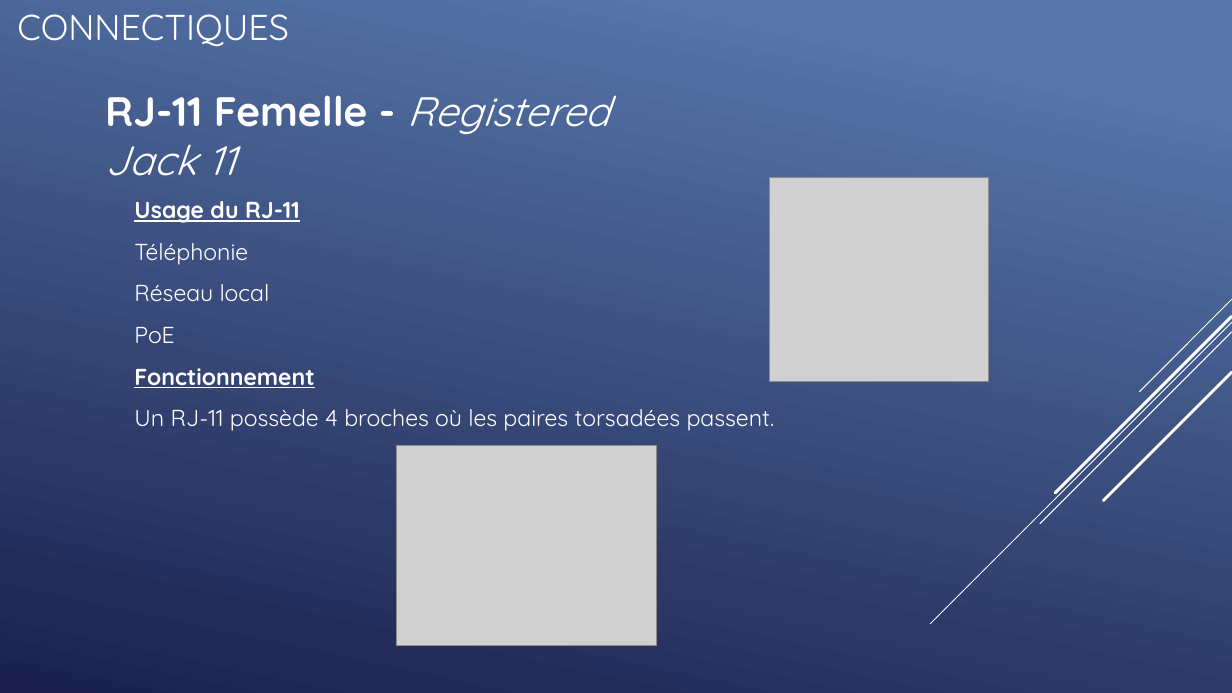
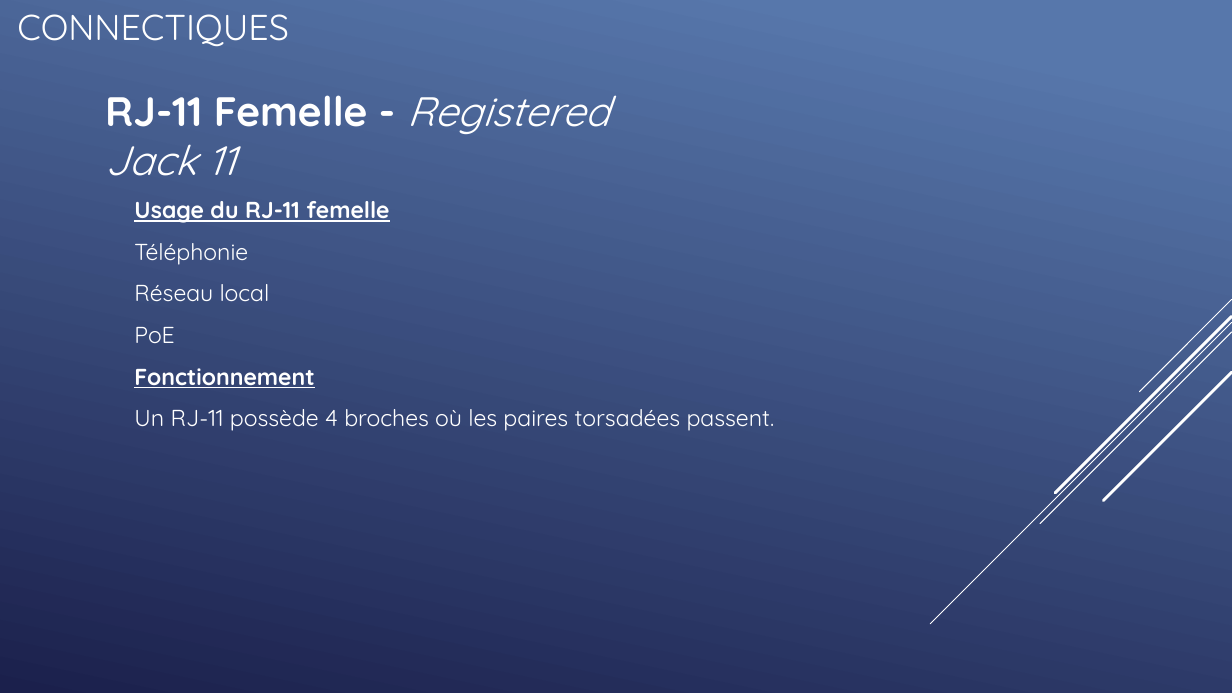
Before and after one commit to QuentinKrg/M214-Ethernet, a slide deck: slide 33 of Module 214 - Fabrication_Ethernet.pptx. Drawn at 1232x693 pixels with LibreOffice and Linux fonts; fonts in the diff are those of the drawing; grey boxes stand for pictures. Boxes give left, top, right and bottom in pixels: in the first picture for what was removed or moved away, otherwise in the second. Text is boxed around its words. In the diff, an @@ line names an element or a change of style, - is before the commit and + after.

```diff
--- a/Module 214 - Fabrication_Ethernet.pptx
+++ b/Module 214 - Fabrication_Ethernet.pptx
@@ picture removed at (770,177,990,382) @@
@@ text at (134,201,389,223): text changed @@
-Usage du RJ-11
+Usage du RJ-11 femelle
@@ picture removed at (396,446,657,646) @@
```
Also in this commit, not shown: 3 other slides changed, 1 other file.
